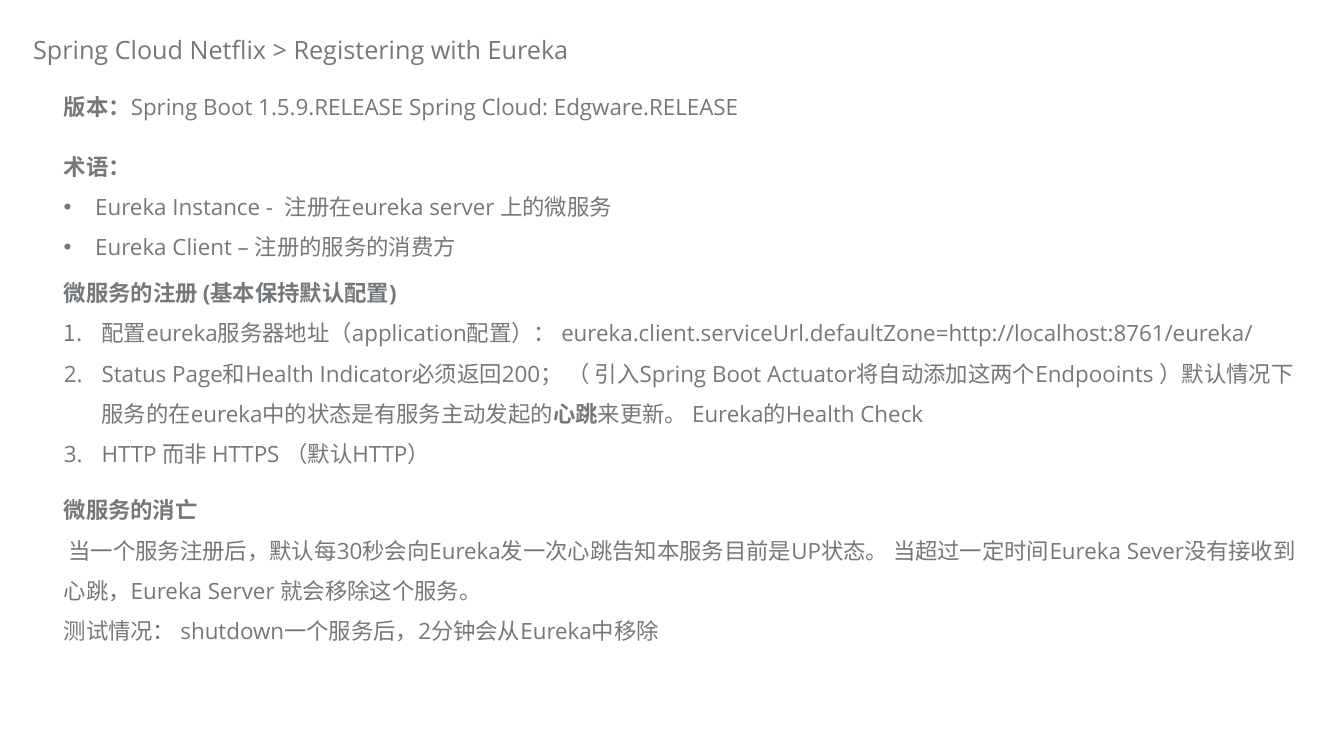
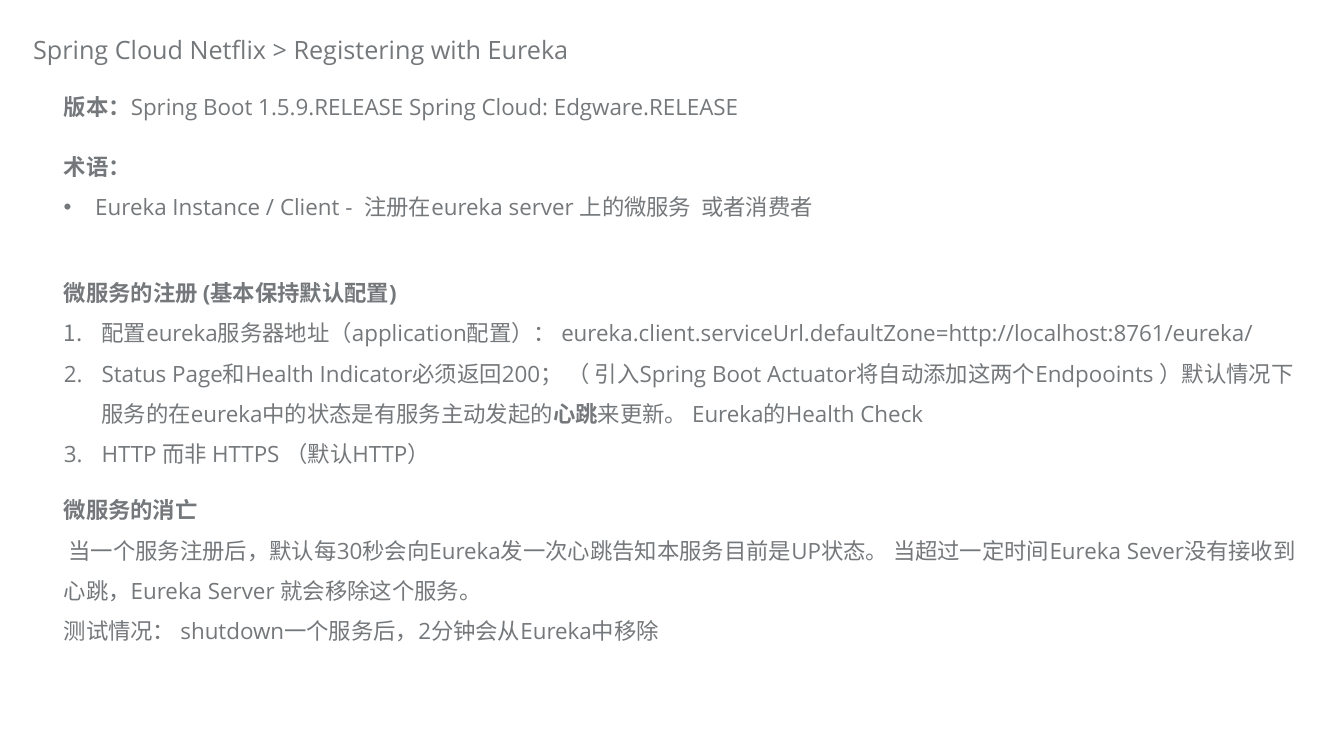
Before and after one commit to choelea/spring-cloud-nodejs, a slide deck: slide 5 of 设计及架构/Register And Discovery.pptx. Drawn at 1344x756 pixels with LibreOffice and Linux fonts; fonts in the diff are those of the drawing. Boxes give left, top, right and bottom in pixels: in the first picture for what was removed or moved away, otherwise in the second. Text is boxed around its words. In the diff, an @@ line names an element or a change of style, - is before the commit and + after.

```diff
--- a/设计及架构/Register And Discovery.pptx
+++ b/设计及架构/Register And Discovery.pptx
@@ text at box(95, 196, 813, 217): text changed @@
-• Eureka Instance - 注册在eureka server 上的微服务
-• Eureka Client – 注册的服务的消费方
+• Eureka Instance / Client - 注册在eureka server 上的微服务 或者消费者
```
Also in this commit, not shown: 3 slides added, 6 other files.
